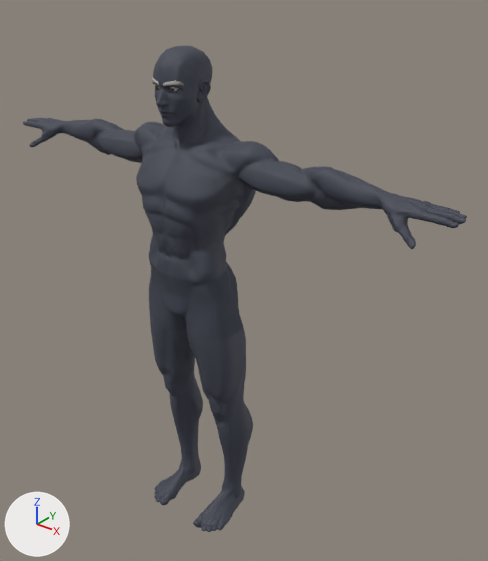
Renders of the glTF model public/models/hero.glb from each side of a commit.
The view is the same before and after, from a 50 mm lens placed at (1.5, -1.569, 2.067), pointed at (0.119, 0.157, 0.997). Arrows for +X, +Y and +Z are at lower left; the lights stay in place. The older version comes first.

Objects in the first picture: 'SuperHero_Male' and 1 more.
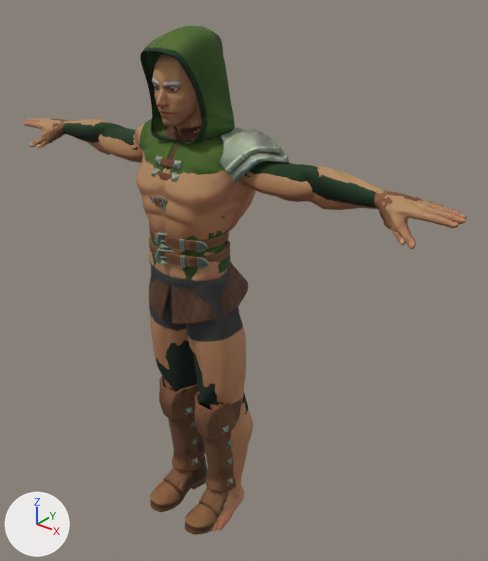
Changed parts and their boxes (x1, y1, x2, y2) in the pictures (488 x 561 px):
'SuperHero_Male', surface changed: (23, 54, 467, 532) in both
'Male_Ranger_Feet_Boots', added (brown): after (150, 376, 244, 535)
'Male_Ranger_Body', added: after (139, 119, 248, 325)
'Male_Ranger_Head_Hood', added (green): after (140, 26, 235, 145)
'Male_Ranger_Arms', added: after (37, 118, 449, 245)
'Male_Ranger_Acc_Pauldron', added: after (220, 127, 289, 182)
'Male_Ranger_Legs', added: after (156, 308, 248, 414)
'Male_Ranger_Body_Belt_2', added: after (149, 235, 230, 269)
'Male_Ranger_Body_Belt_1', added: after (149, 222, 229, 252)

Patch to the scene script:
```diff
--- a/public/models/hero.glb.py
+++ b/public/models/hero.glb.py
@@ mat_mi_superhero_male @@
 mat_mi_superhero_male = bpy.data.materials.new('MI_Superhero_Male')
-# nodes: BsdfPrincipled, Math, Mix, NormalMap, OutputMaterial, SeparateColor, TexImage x2, VertexColor
-# colours: greyish blue #424552, mixed with the vertex colours
+# nodes: BsdfPrincipled, Math, Mix, NormalMap, OutputMaterial, SeparateColor, TexImage x3, VertexColor
+# uses the picture img_t_superhero_male_dark
 # uses the picture img_t_superhero_male_normal
@@ mat_mi_ranger_001 @@
+mat_mi_ranger_001 = bpy.data.materials.new('MI_Ranger.001')
+# uses the picture img_t_ranger_basecolor
+# uses the picture img_t_ranger_normal
+# uses the picture img_t_ranger_orm
@@ mat_mi_ranger_006 @@
+mat_mi_ranger_006 = bpy.data.materials.new('MI_Ranger.006')
+# uses the picture img_t_ranger_basecolor
+# uses the picture img_t_ranger_normal
+# uses the picture img_t_ranger_orm
@@ mat_mi_regular_male @@
+mat_mi_regular_male = bpy.data.materials.new('MI_Regular_Male')
+# uses the picture img_t_regular_male_dark_basecolor
+# uses the picture img_t_regular_male_normal
+# uses the picture img_t_regular_male_roughness
@@ ob_male_ranger_legs @@
+ob_male_ranger_legs = bpy.data.objects.new('Male_Ranger_Legs', me_male_ranger_legs)  # 590 vertices, 1128 faces; spans x -0.182..0.182, y -0.073..0.154, z 0.423..1.051
+ob_male_ranger_legs.location = (0.0, 0.0, 0.0)
@@ ob_male_ranger_head_hood @@
+ob_male_ranger_head_hood = bpy.data.objects.new('Male_Ranger_Head_Hood', me_male_ranger_head_hood)  # 1069 vertices, 2134 faces; spans x -0.152..0.152, y -0.141..0.193, z 1.525..1.865
+ob_male_ranger_head_hood.location = (0.0, 0.0, 0.0)
@@ ob_male_ranger_feet_boots @@
+ob_male_ranger_feet_boots = bpy.data.objects.new('Male_Ranger_Feet_Boots', me_male_ranger_feet_boots)  # 4526 vertices, 8880 faces; spans x -0.178..0.178, y -0.168..0.17, z -0.004..0.556
+ob_male_ranger_feet_boots.location = (0.0, 0.0, 0.0)
@@ ob_male_ranger_body_belt_2 @@
+ob_male_ranger_body_belt_2 = bpy.data.objects.new('Male_Ranger_Body_Belt_2', me_male_ranger_body_belt_1_001)  # 405 vertices, 788 faces; spans x -0.155..0.148, y -0.137..0.121, z 1.125..1.179
+ob_male_ranger_body_belt_2.location = (0.0, 0.0, 0.0)
@@ ob_male_ranger_body_belt_1 @@
+ob_male_ranger_body_belt_1 = bpy.data.objects.new('Male_Ranger_Body_Belt_1', me_male_ranger_body_belt_1)  # 403 vertices, 784 faces; spans x -0.148..0.145, y -0.134..0.116, z 1.184..1.236
+ob_male_ranger_body_belt_1.location = (0.0, 0.0, 0.0)
@@ ob_male_ranger_body @@
+ob_male_ranger_body = bpy.data.objects.new('Male_Ranger_Body', me_male_ranger_body)  # 1508 vertices, 2938 faces; spans x -0.215..0.215, y -0.131..0.206, z 0.909..1.6
+ob_male_ranger_body.location = (0.0, 0.0, 0.0)
@@ ob_male_ranger_arms @@
+ob_male_ranger_arms = bpy.data.objects.new('Male_Ranger_Arms', me_male_ranger_arms)  # 2320 vertices, 4605 faces; spans x -0.9..0.9, y -0.03..0.13, z 1.37..1.53
+ob_male_ranger_arms.location = (0.0, 0.0, 0.0)
@@ ob_male_ranger_acc_pauldron @@
+ob_male_ranger_acc_pauldron = bpy.data.objects.new('Male_Ranger_Acc_Pauldron', me_male_ranger_acc_pauldron)  # 692 vertices, 1376 faces; spans x 0.126..0.359, y -0.036..0.174, z 1.437..1.575
+ob_male_ranger_acc_pauldron.location = (0.0, 0.0, 0.0)
```
